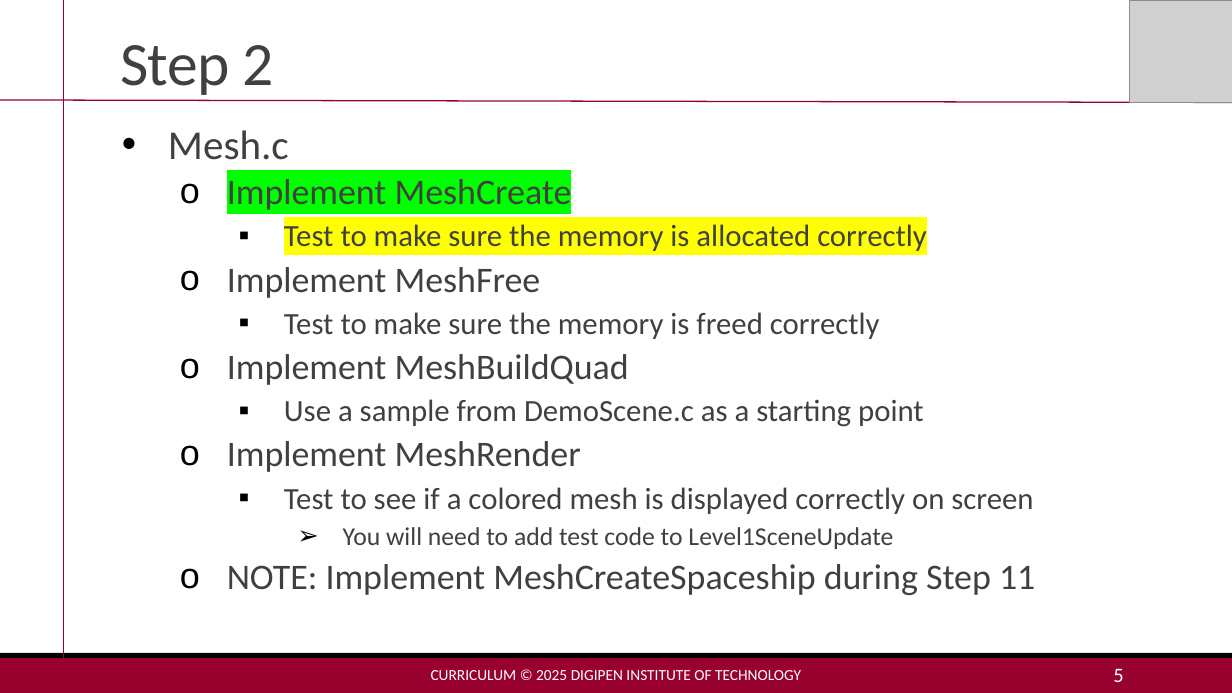
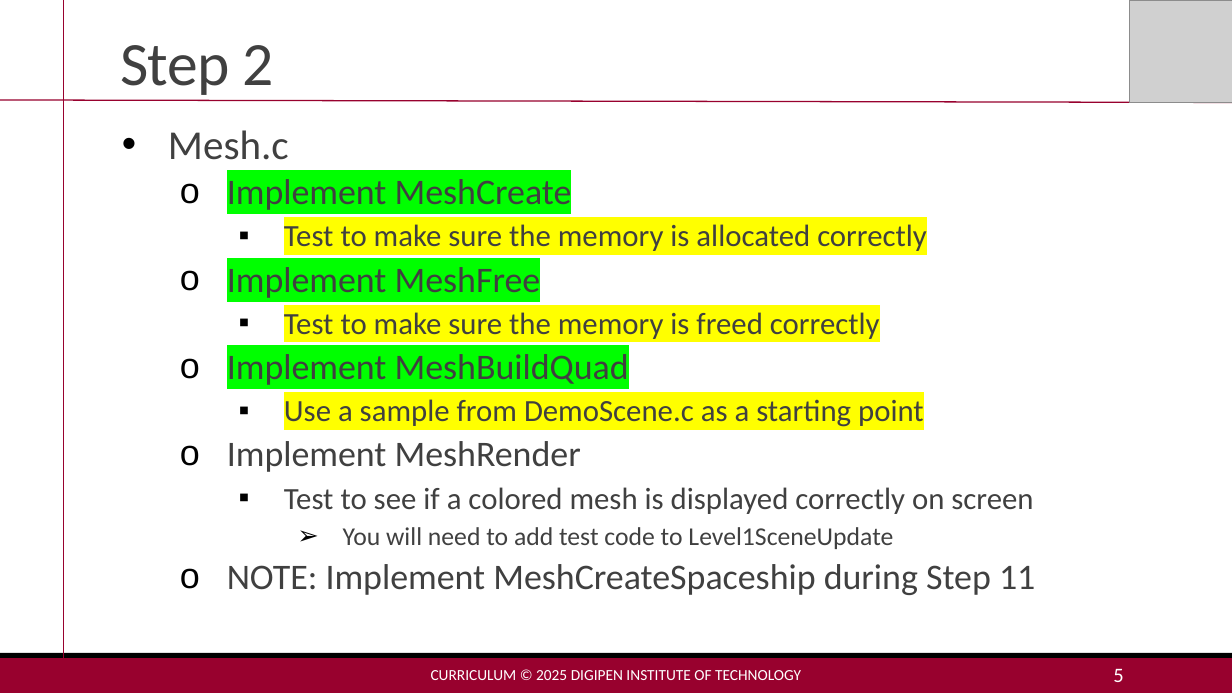
Before and after one commit to MakoJBryant/cs-230-project-game-engine, a slide deck: slide 5 of Project2-Lecture.pptx. Drawn at 1232x693 pixels with LibreOffice and Linux fonts; fonts in the diff are those of the drawing; grey boxes stand for pictures. Boxes give left, top, right and bottom in pixels: in the first picture for what was removed or moved away, otherwise in the second. Text is boxed around its words. In the diff, an @@ line names an element or a change of style, - is before the commit and + after.

Commit message:
📄 update slideshow

```diff
--- a/Project2-Lecture.pptx
+++ b/Project2-Lecture.pptx
@@ text at [227,262,924,427]: highlight none to #00FF00 in "Implement MeshFree", "Implement MeshBuildQuad"; highlight none to #FFFF00 in "Test to make sure the memory is ...", "Use a sample from DemoScene.c as a ..." @@
```
